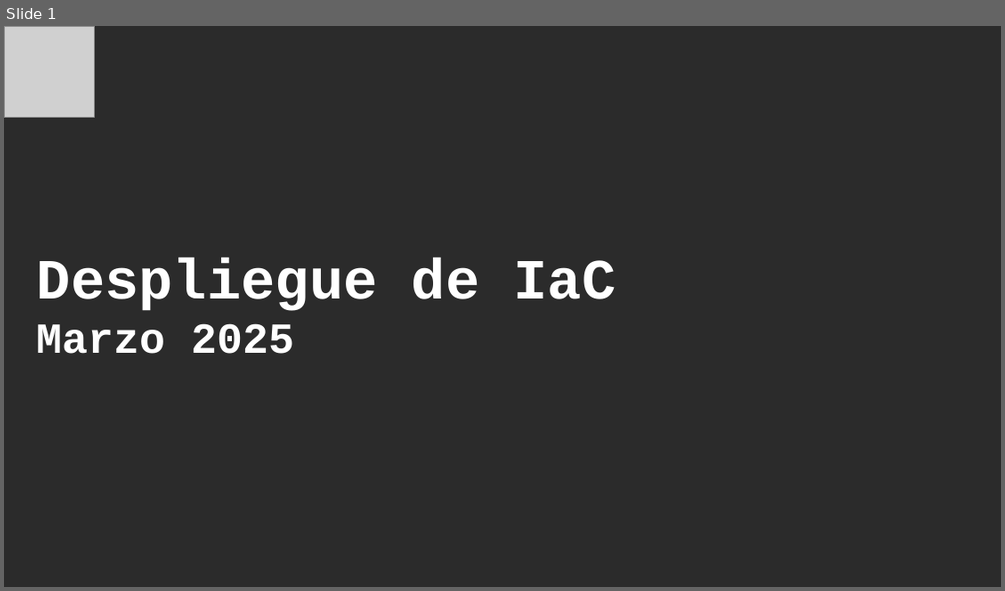
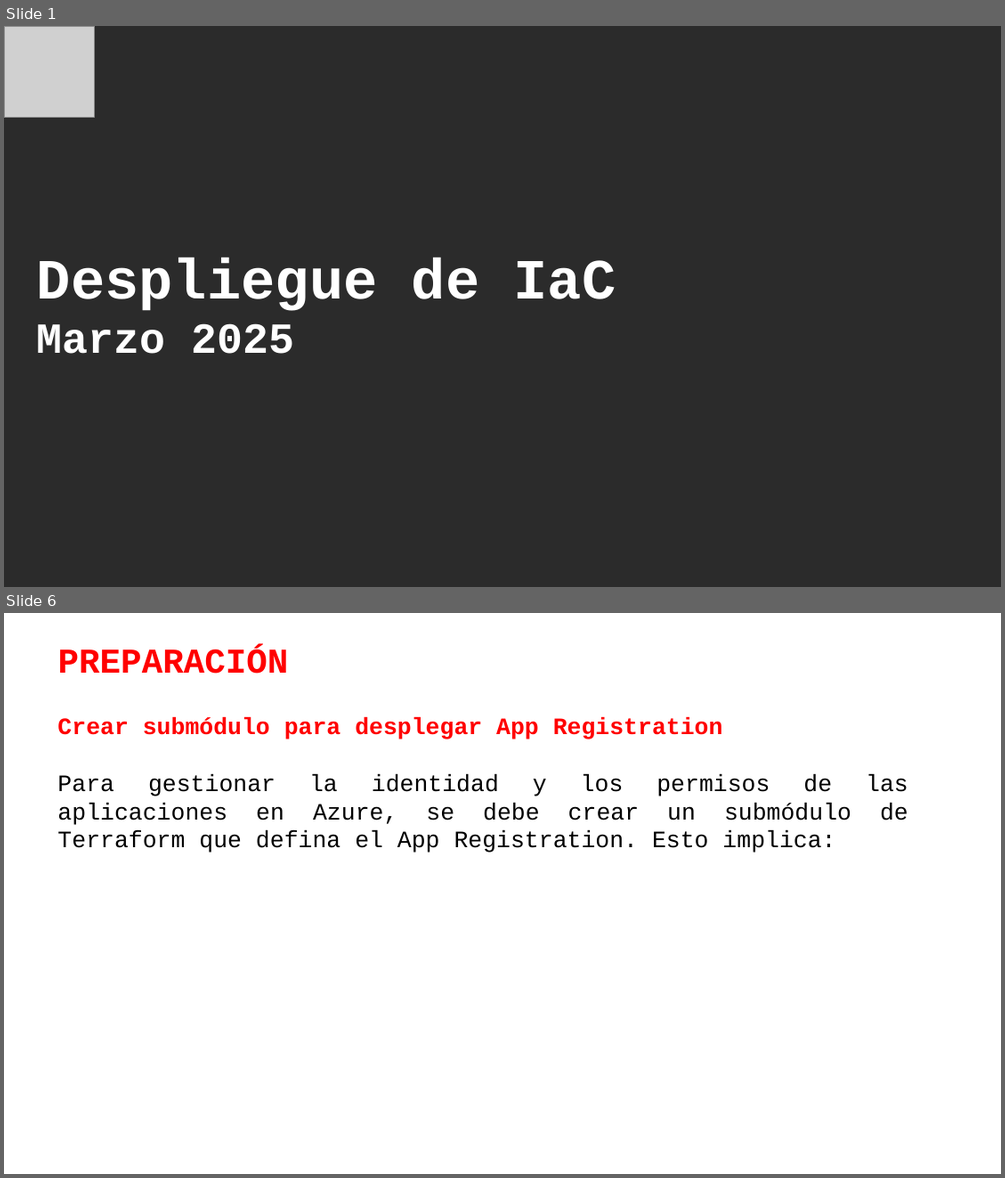
Before and after one commit to JorgeNeir/LabsGit, a slide deck: Despliegue IaC.pptx. Shown one above the other, each under a label of ours: slide 1 before the commit, slides 1 and 6 after it; the slides between them are not shown. The pictures are 1005x591 and 1005x1178 pixels, drawn with LibreOffice and Linux fonts; fonts in the diff are those of the drawing; grey boxes stand for pictures; background and template pictures are left out; a plain dark background stands for a picture behind light text. Boxes give left, top, right and bottom in pixels: in the first picture for what was removed or moved away, otherwise in the second. Text is boxed around its words. In the diff, an @@ line names an element or a change of style, - is before the commit and + after.

```diff
--- a/Despliegue IaC.pptx
+++ b/Despliegue IaC.pptx
@@ slide 6 added at (4, 613, 1001, 1174), background picture (left out) @@
@@ title added at (58, 648, 289, 674), 25.2 pt, text #FF0000, bold @@
+PREPARACIÓN
@@ text added at (57, 718, 908, 852), 17 pt, text #000000 @@
+Crear submódulo para desplegar App Registration
+Para gestionar la identidad y los permisos de las aplicaciones en Azure, se debe crear un submódulo de Terraform que defina el App Registration. Esto implica:
```
Also in this commit, not shown: 1 slide changed, 5 other slides added, 6 slides removed.
